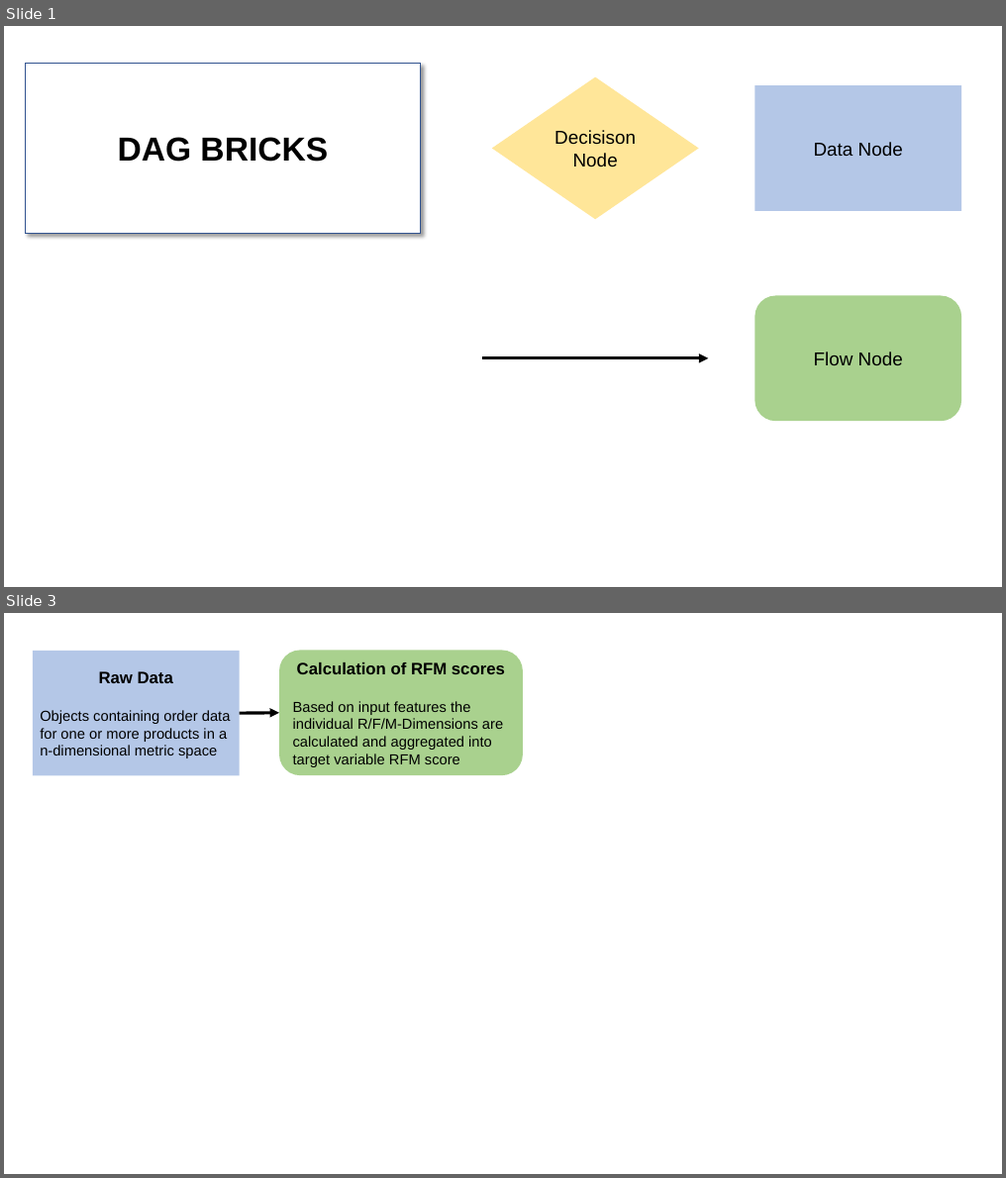
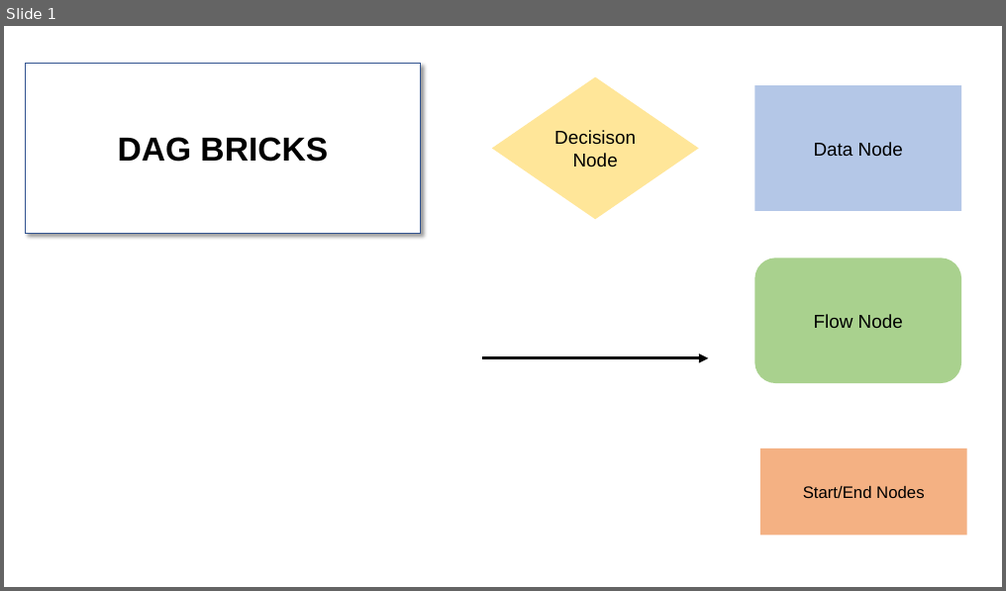
Before and after one commit to jq88712/pykurs2, a slide deck: literature/DAG_Bricks.pptx. Shown one above the other, each under a label of ours: slides 1 and 3 before the commit, slide 1 after it; the slides between them are not shown. The pictures are 1006x1178 and 1006x591 pixels, drawn with LibreOffice and Linux fonts; fonts in the diff are those of the drawing. Boxes give left, top, right and bottom in pixels: in the first picture for what was removed or moved away, otherwise in the second. Text is boxed around its words. In the diff, an @@ line names an element or a change of style, - is before the commit and + after.

```diff
--- a/literature/DAG_Bricks.pptx
+++ b/literature/DAG_Bricks.pptx
@@ slide 3 removed at [4,613,1002,1174], background #FFFFFF @@
@@ rectangle removed at [33,651,239,776] @@
-Raw Data
-Objects containing order data for one or more products in a n-dimensional metric space
@@ rounded rectangle removed at [279,651,523,776] @@
-Calculation of RFM scores
-Based on input features the individual R/F/M-Dimensions are calculated and aggregated into target variable RFM score
@@ arrow removed from (239, 713) to (279, 713) @@
@@ slide 1 changed as well @@
@@ rounded rectangle "Flow Node": place and size @@
-rounded rectangle "Flow Node" at [754,295,961,421]
+rounded rectangle "Flow Node" at [754,258,961,383]
@@ rectangle added at [760,449,966,536], fill #F4B183, 16 pt, text #000000 @@
+Start/End Nodes
```
Also in this commit, not shown: 1 other slide changed, 1 slide added, 6 other files.
